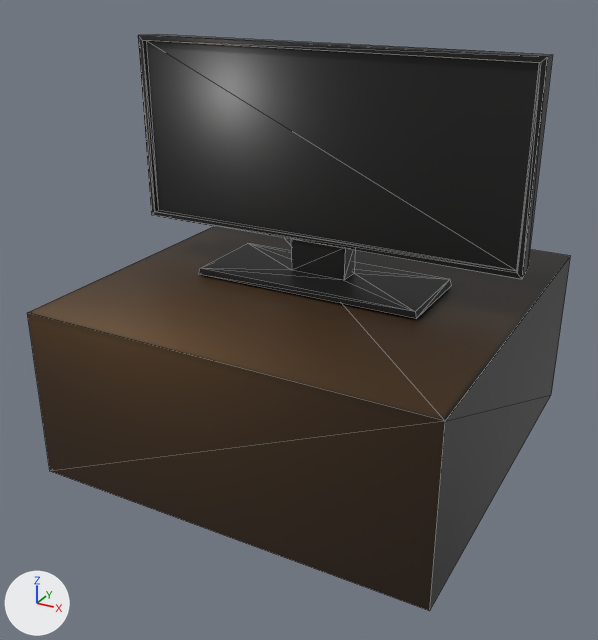
The glTF model public/models/tv.glb, before and after one commit.
Before and after are seen from a 50 mm camera at (0.883, -1.728, 0.674) aimed at (-0.02, -0.085, -0.147). Arrows for +X, +Y and +Z are at lower left; the lights stay in place. Mesh edges are drawn as thin lines. Vertices at the same position are counted once.

In view in the first picture: 'tv_bake'.
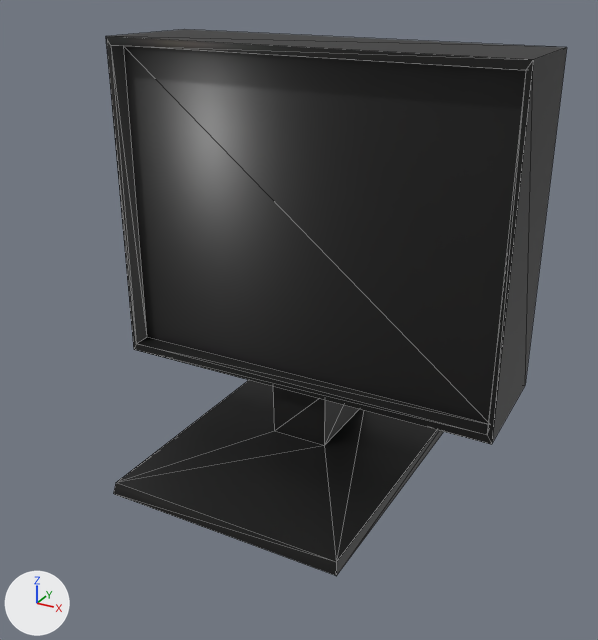
What the commit changed:
me_立方体_003 has 40 vertices, 72 faces and spans x -0.5..0.5, y -0.5..0.5, z -0.5..0.496.
me_立方体_003 is used by ob_tv_bake; location (0.0, 0.0, 0.0).
me_立方体_003 part 1: the loose piece of 32 vertices spanning x -0.498..0.498, y -0.116..0.116, z -0.066..0.496 is multiplied about its middle by the matrix ((1.003, 0.0, 0.0), (0.0, 4.305, 0.0), (0.0, 0.0, 1.778)), then moved by (0.0, 0.0, -0.213).
me_立方体_003 part 2: the loose piece of 8 vertices spanning x -0.5..0.5, y -0.5..0.5, z -0.5..-0.071 is deleted.

Pixel boxes (x1, y1, x2, y2) of what changed, in the pictures (598 x 640 px; the box of a moved part takes in the faces that stretch with it):
'tv_bake', reshaped (15% narrower)
    before: (27, 34, 571, 611)
    after: (106, 29, 567, 576)
part 1 of me_立方体_003, moved or reshaped
    before: (138, 34, 553, 319)
    after: (106, 29, 567, 576)
part 2 of me_立方体_003, deleted (brown)
    before: (27, 226, 571, 611)
